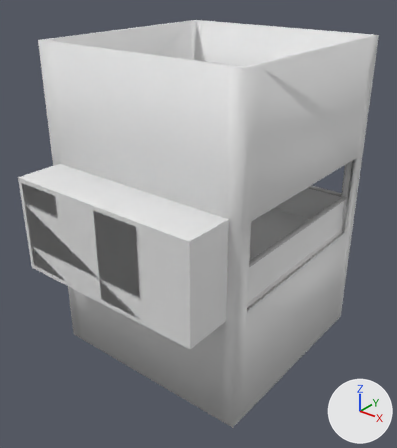
The FBX model Content/Models/World/ElevatorShaft.fbx: old version first, new version second.
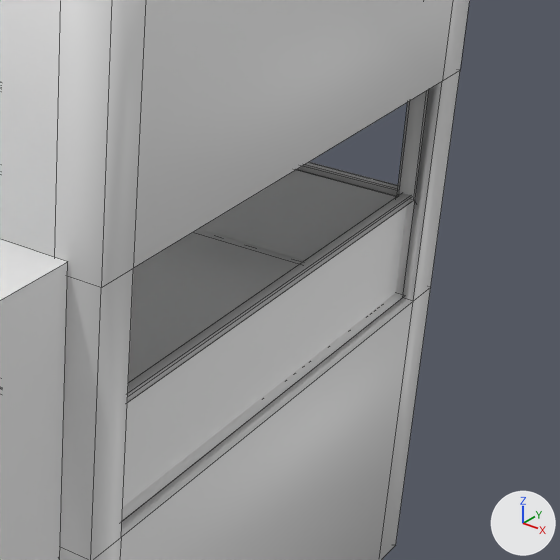
Each version is shown whole from a 50 mm camera at (7.46, -9.85, 6.5) aimed at (0.13, -0.69, 0.81), then close up on the part from 52% to 100% of the width and 29% to 72% of the height. The lights are fixed; the arrows at lower right show +X, +Y and +Z. The close-ups show mesh edges as thin lines. Where no turn or scale is listed for an object, it has been applied to the vertices.

Objects in the first close-up: 'Elevator', 'Face_Chamber', 'Shaft'.
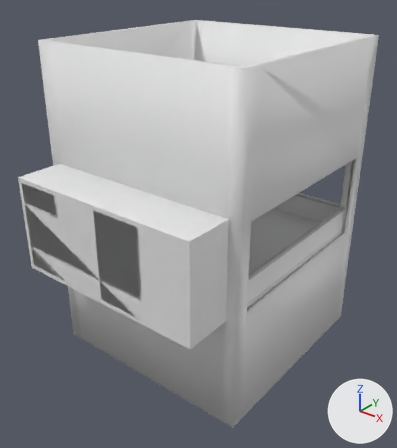
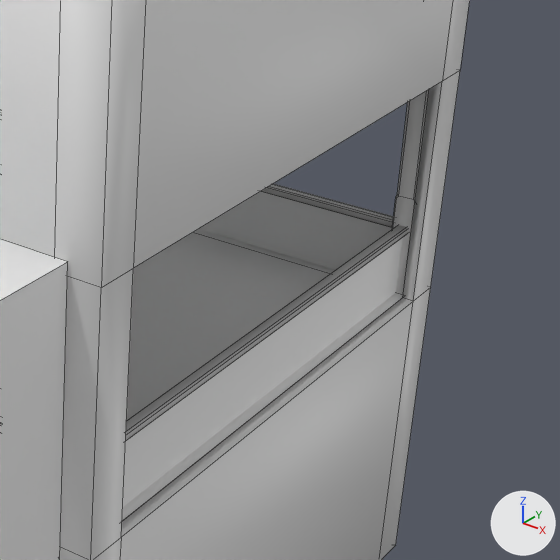
What differs and where, as boxes (x1, y1, x2, y2) in the close-ups (560 x 560 px; the box of a moved part takes in the faces that stretch with it):
part 1 of me_cube_002, moved or reshaped: before (199, 170, 396, 261); after (199, 191, 392, 270)
part 2 of me_cube_002, moved or reshaped: before (127, 162, 412, 403); after (125, 184, 408, 441)
part 3 of me_cube_002, moved or reshaped: before (122, 206, 406, 507); after (122, 237, 403, 507)

What the commit changed:
me_cube_002 has 316 vertices, 258 faces and spans x -2.51..2.5, y -2.5..2.51, z 0.0..2.4.
me_cube_002 is used by ob_elevator; location (0.0, 0.0, 0.0).
Before the commit, vertices of me_cube_002: 46 (2.41, 2.35, 0.18), 47 (2.41, 2.35, 1.09), 50 (2.41, -2.35, 1.09), 51 (2.41, -2.35, 0.18), 52 (2.35, -2.41, 0.18).
Before the commit, vertices of me_cube_002: 53 (2.35, -2.41, 1.09), 56 (-2.35, -2.41, 0.18), 57 (-2.35, -2.41, 1.09), 58 (-2.41, -2.35, 0.18), 59 (-2.41, -2.35, 1.09).
Before the commit, vertices of me_cube_002: 62 (-2.41, 2.35, 0.18), 63 (-2.41, 2.35, 1.09), 64 (-2.35, 2.41, 0.18), 65 (-2.35, 2.41, 1.09), 68 (2.35, 2.41, 0.18).
Before the commit, vertices of me_cube_002: 69 (2.35, 2.41, 1.09).
me_cube_002 part 1: the loose piece of 10 vertices spanning x -2.39..2.39, y -2.39..2.39, z 0.18..1.09 is scaled about its middle by (1, 1, 0.716), then moved by (0.0, 0.0, -0.15).
me_cube_002 part 2: the loose piece of 74 vertices spanning x -2.45..2.45, y -2.45..2.45, z 1.06..1.14 is moved by (0.0, 0.0, -0.3).
Part 3, on me_cube_002:
Vertices 47, 50, 53, 57, 59, 63, 65, 69 of me_cube_002 move by (0.0, 0.0, -0.28).
Vertices 46, 51, 52, 56, 58, 62, 64, 68 of me_cube_002 move by (0.0, 0.0, -0.03).
